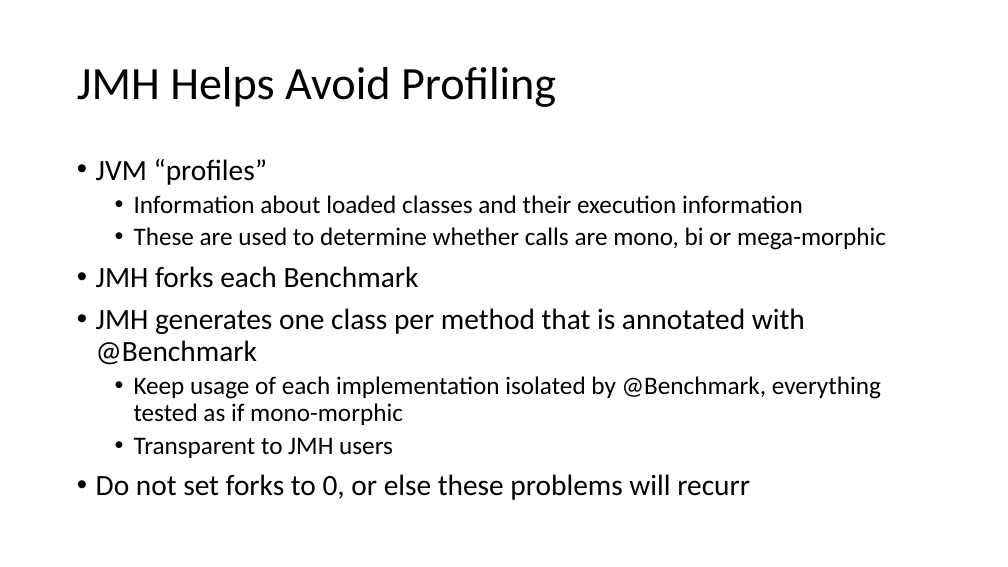
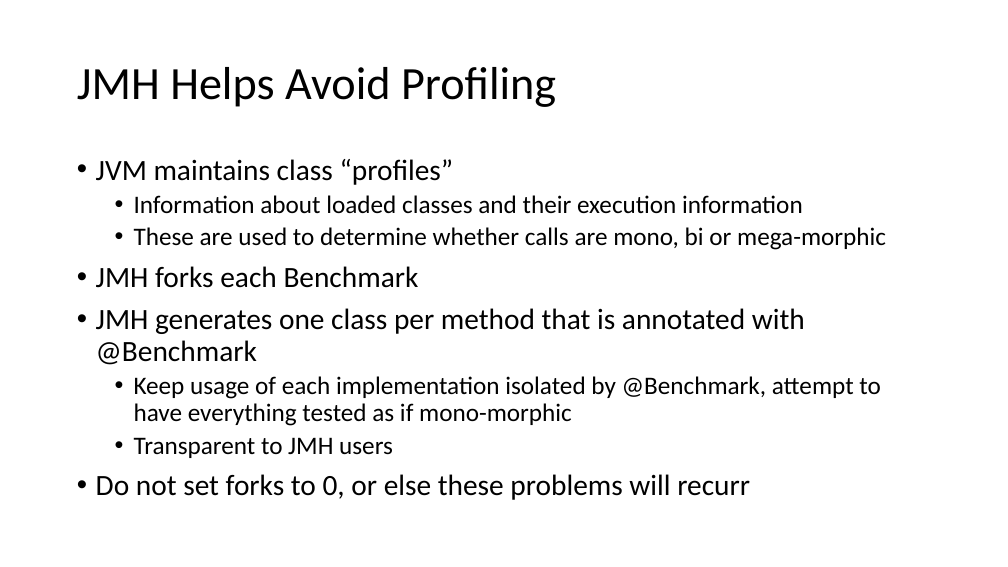
Before and after one commit to tresat/JMH-Presentation, a slide deck: slide 34 of doc/slides.pptx. Drawn at 1008x567 pixels with LibreOffice and Linux fonts; fonts in the diff are those of the drawing. Boxes give left, top, right and bottom in pixels: in the first picture for what was removed or moved away, otherwise in the second. Text is boxed around its words. In the diff, an @@ line names an element or a change of style, - is before the commit and + after.

```diff
--- a/doc/slides.pptx
+++ b/doc/slides.pptx
@@ text at (x1=96, y1=159, x2=454, y2=185): text changed @@
-• JVM “profiles”
+• JVM maintains class “profiles”
@@ text at (x1=134, y1=376, x2=880, y2=426): text changed @@
-  • Keep usage of each implementation isolated by @Benchmark, everything tested as if mono-morphic
+  • Keep usage of each implementation isolated by @Benchmark, attempt to have everything tested as if mono-morphic
```
Also in this commit, not shown: 6 other slides changed, 3 other files.
